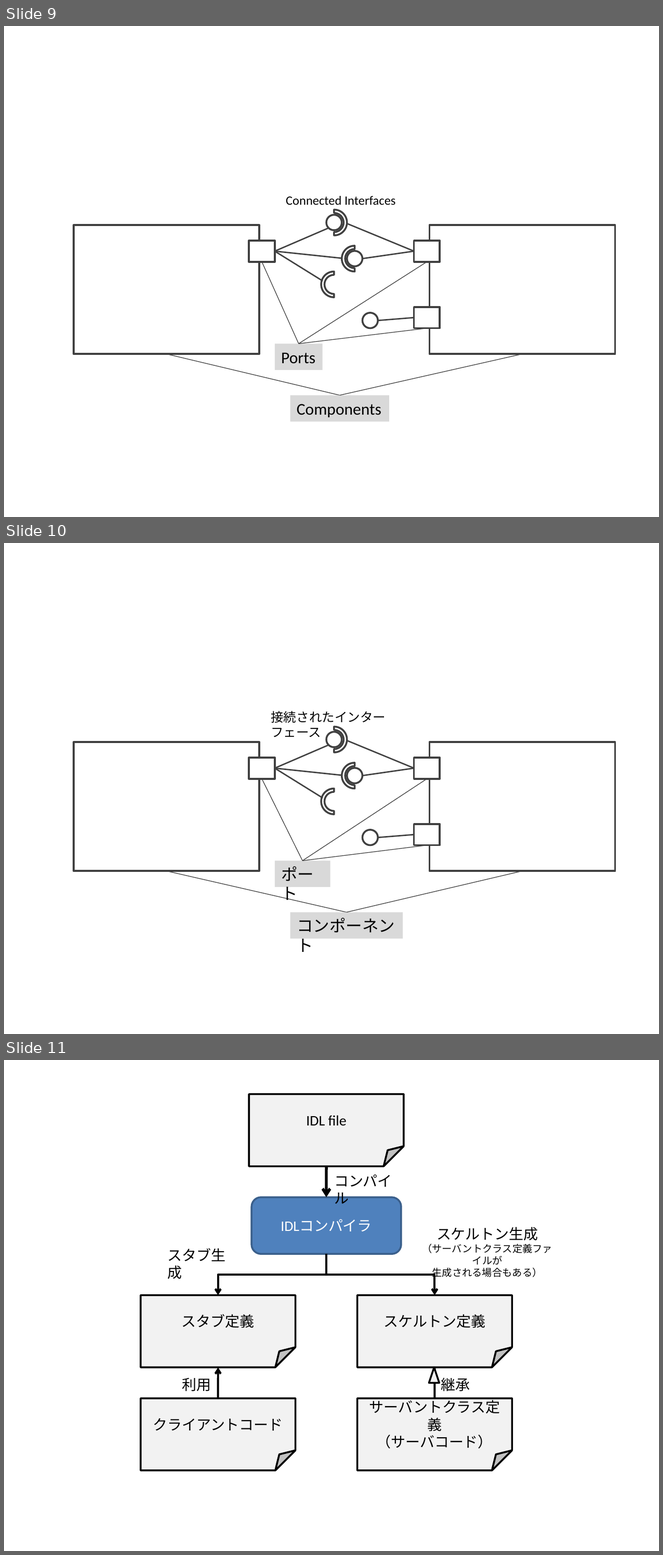
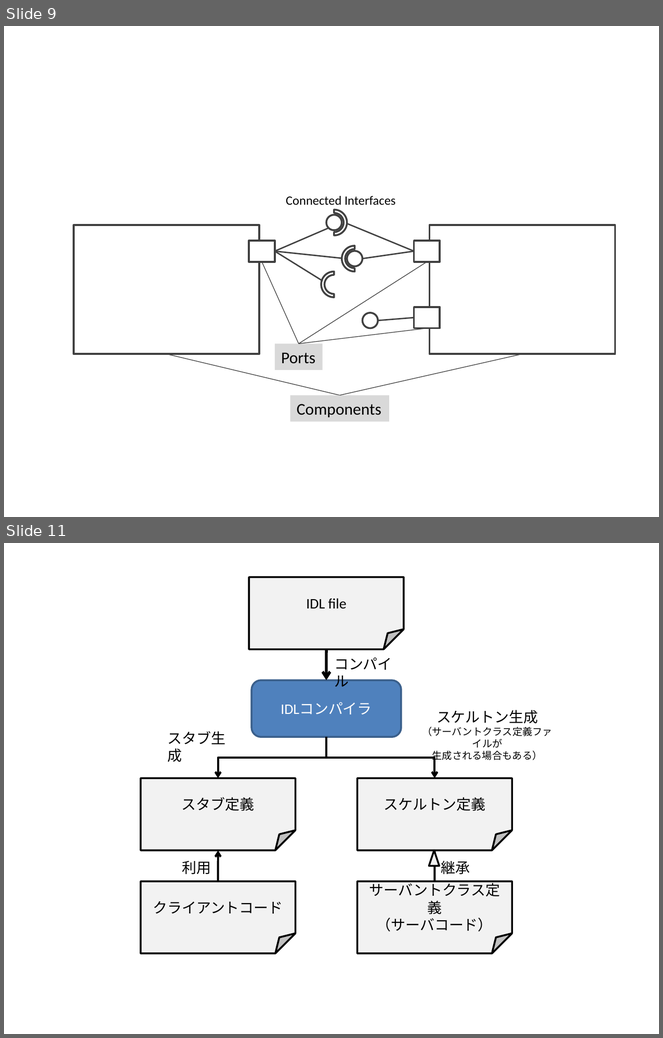
Before and after one commit to kkunita/openrtm.org, a slide deck: Documents/03_DevelopersGuide/01_Basic_RTC_Programming/03_ServciePort/ServicePort_Basic.pptx. Shown one above the other, each under a label of ours: slides 9, 10 and 11 before the commit, slides 9 and 11 after it; the slides between them are not shown. The pictures are 663x1555 and 663x1038 pixels, drawn with LibreOffice and Linux fonts; fonts in the diff are those of the drawing. Boxes give left, top, right and bottom in pixels: in the first picture for what was removed or moved away, otherwise in the second. Text is boxed around its words. In the diff, an @@ line names an element or a change of style, - is before the commit and + after.

```diff
--- a/Documents/03_DevelopersGuide/01_Basic_RTC_Programming/03_ServciePort/ServicePort_Basic.pptx
+++ b/Documents/03_DevelopersGuide/01_Basic_RTC_Programming/03_ServciePort/ServicePort_Basic.pptx
@@ slide 10 removed at box(4, 543, 659, 1034), background #FFFFFF @@
@@ text removed at box(271, 711, 386, 737) @@
-接続されたインターフェース
@@ arch (boxed as its full ring) removed at box(321, 727, 347, 753) @@
@@ rectangle removed at box(74, 742, 259, 871) @@
@@ line removed from (274, 768) to (329, 745) @@
@@ ellipse removed at box(326, 732, 342, 747) @@
@@ line removed from (414, 768) to (347, 741) @@
@@ rectangle removed at box(430, 742, 616, 871) @@
@@ rectangle removed at box(249, 758, 274, 779) @@
@@ rectangle removed at box(414, 758, 440, 779) @@
@@ line removed from (274, 768) to (342, 775) @@
@@ line removed from (274, 768) to (323, 798) @@
@@ arch (boxed as its full ring) removed at box(342, 763, 367, 788) @@
@@ ellipse removed at box(347, 768, 363, 784) @@
@@ line removed from (414, 768) to (362, 775) @@
@@ line removed from (303, 861) to (262, 779) @@
@@ line removed from (303, 861) to (427, 779) @@
@@ arch (boxed as its full ring) removed at box(321, 788, 347, 814) @@
@@ ellipse removed at box(362, 830, 378, 846) @@
@@ line removed from (414, 835) to (378, 838) @@
@@ rectangle removed at box(414, 824, 440, 845) @@
@@ line removed from (303, 861) to (427, 846) @@
@@ rectangle removed at box(274, 861, 330, 887) @@
-ポート
@@ line removed from (166, 871) to (347, 913) @@
@@ line removed from (522, 871) to (347, 913) @@
@@ rectangle removed at box(291, 913, 403, 939) @@
-コンポーネント
```
Also in this commit, not shown: 4 slides changed, 4 slides added, 3 other slides removed, 15 other files.
